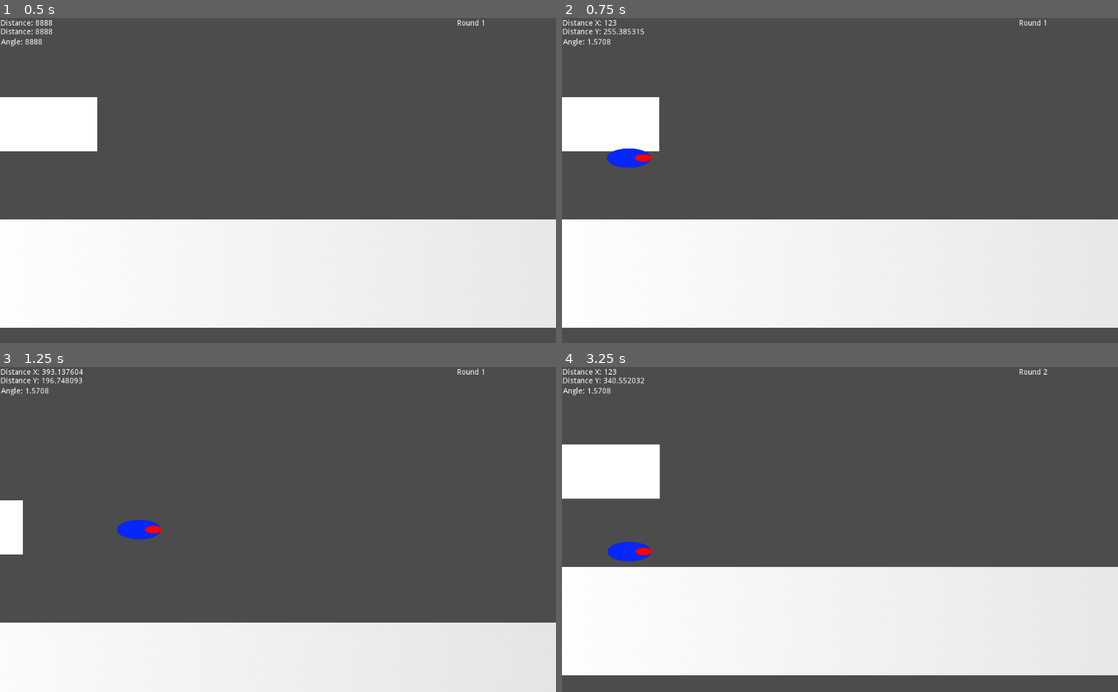
Above: before the commit, frames 1-4 (two rows, left to right).
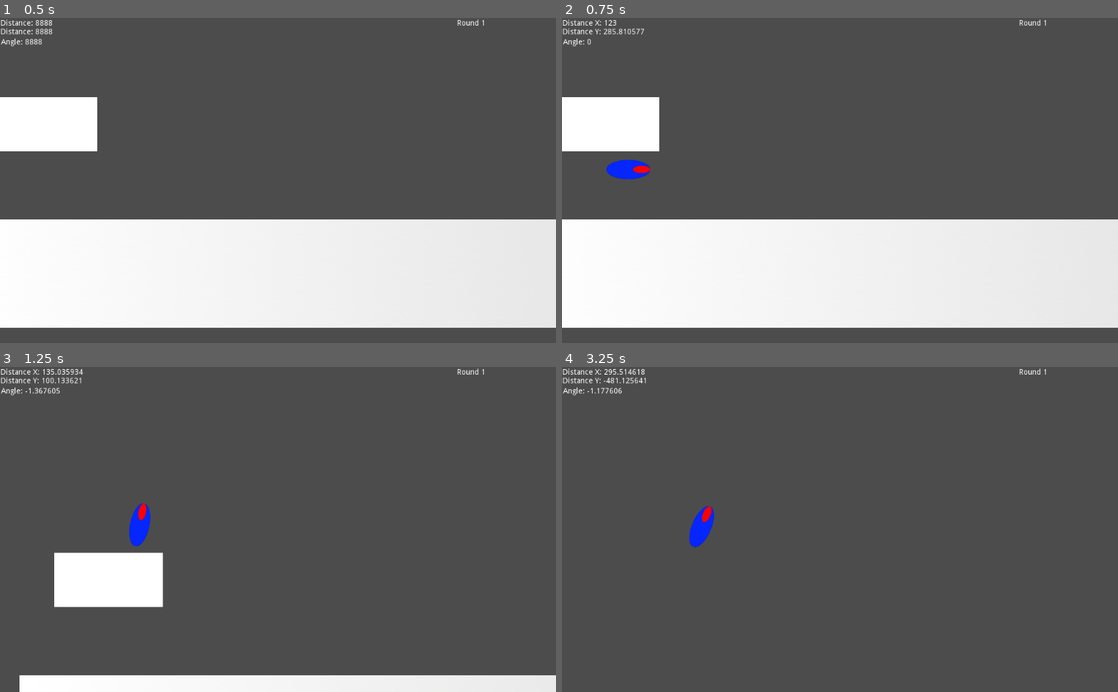
Above: after the commit, the same moments.

Repository: juteh/icarus
Game: Godot game, scene res://nodes/World.tscn
Same seed, same stepped clock (60 frames per second), same inputs: the game is played once before the commit and once after it.
Inputs:
- Up to frame 1 (0.5 s): no input
- Up to frame 2 (0.75 s): tap Enter (ui_accept) at 0.5, 0.6 s
- Up to frame 3 (1.25 s): tap Enter (ui_accept) at 0.77, 1.07 s
- Up to frame 4 (3.25 s): tap Enter (ui_accept) at 1.35, 1.52, 1.82, 2.1, 2.85, 3.02 s

Frame 1 is identical in both runs. In frame 2, 0.6% of the frame differs, in the area x 4-17%, y 3-50%; in frame 3, 21%; in frame 4, 37%, in the area x 0-100%, y 0-95%.

Commit message:
refactor code. Replace RigidBody with Area2D for Projectiles. Projectiles fly now balistic

Diff:
--- a/global_scripts/GameStatus.gd
+++ b/global_scripts/GameStatus.gd
@@ -1,4 +1,6 @@
 extends Node
+
+var Projectile = preload("res://nodes/projectile/Projectile.tscn")
 
 const ATTEMPTS = 5
 
@@ -9,6 +11,28 @@
 
 var landedProjectiles = []
 
+var catapult: Area2D = null
+var ground: Area2D = null
+var projectileInstance: Area2D = null
+var spawnPoint: Position2D = null
+
+func spawnProjectile():
+	projectileInstance = Projectile.instance()
+	projectileInstance.position = spawnPoint.position
+	var error_code_1 = GameStatus.catapult.connect("area_entered", projectileInstance, "_on_Catapult_body_entered")
+	var error_code_2 = GameStatus.catapult.connect("area_exited", projectileInstance, "_on_Catapult_body_exited")
+	var error_code_3 = GameStatus.ground.connect("area_entered", projectileInstance, "_on_Ground_body_entered")
+	var error_code_4 = GameStatus.ground.connect("area_exited", projectileInstance, "_on_Ground_body_exited")
+	if (error_code_1 != 0):
+		print("ERROR_1: ", error_code_1)
+	if (error_code_2 != 0):
+		print("ERROR_2: ", error_code_2)
+	if (error_code_3 != 0):
+		print("ERROR_3: ", error_code_3)
+	if (error_code_4 != 0):
+		print("ERROR_4: ", error_code_4)
+	get_parent().add_child(projectileInstance)
+
 func reset():
 	projectileExist = false
 	hasJumped = false
--- /dev/null
+++ b/nodes/GameUI/GameUI.gd
@@ -0,0 +1,25 @@
+extends CanvasLayer
+
+var distanceLabelX: Label = null
+var distanceLabelY: Label = null
+var angleLabel: Label = null
+var scoreLabel: Label = null
+var roundLabel: Label = null
+
+func _ready():
+	distanceLabelX = $DistanceLabelX
+	distanceLabelY = $DistanceLabelY
+	angleLabel = $AngleLabel
+	scoreLabel = $ScoreLabel
+	roundLabel = $RoundLabel
+	scoreLabel.visible = false;
+
+func _process(_delta):
+	roundLabel.text = "Round " + str(GameStatus.landedProjectiles.size() + 1)
+	if (GameStatus.projectileInstance):
+		distanceLabelX.text = "Distance X: " + str(GameStatus.projectileInstance.position.x)
+		distanceLabelY.text = "Distance Y: " + str(GameStatus.projectileInstance.position.y)
+		angleLabel.text = "Angle: " + str(GameStatus.projectileInstance.rotation)
+	if (GameStatus.isLanded):
+		scoreLabel.text = "Es ist " + str(stepify(GameStatus.projectileInstance.position.x / 100, 0.01)) + "m geflogen!"
+		scoreLabel.visible = true
--- /dev/null
+++ b/nodes/GameUI/GameUI.tscn
@@ -0,0 +1,45 @@
+[gd_scene load_steps=2 format=2]
+
+[ext_resource path="res://nodes/GameUI/GameUI.gd" type="Script" id=1]
+
+[node name="GameUI" type="CanvasLayer"]
+script = ExtResource( 1 )
+
+[node name="DistanceLabelX" type="Label" parent="."]
+margin_left = 1.0
+margin_top = 3.0
+margin_right = 192.0
+margin_bottom = 19.0
+rect_pivot_offset = Vector2( -270, -76 )
+text = "Distance: 8888"
+
+[node name="DistanceLabelY" type="Label" parent="."]
+margin_left = 1.0
+margin_top = 19.0
+margin_right = 192.0
+margin_bottom = 35.0
+rect_pivot_offset = Vector2( -270, -76 )
+text = "Distance: 8888"
+
+[node name="AngleLabel" type="Label" parent="."]
+margin_left = 2.0
+margin_top = 38.0
+margin_right = 193.0
+margin_bottom = 54.0
+rect_pivot_offset = Vector2( -270, -76 )
+text = "Angle: 8888"
+
+[node name="ScoreLabel" type="Label" parent="."]
+margin_left = 422.0
+margin_top = 126.0
+margin_right = 604.0
+margin_bottom = 163.0
+rect_pivot_offset = Vector2( -1039, -141 )
+text = "ScoreLabel"
+
+[node name="RoundLabel" type="Label" parent="."]
+margin_left = 842.0
+margin_top = 3.0
+margin_right = 1024.0
+margin_bottom = 40.0
+text = "Runde 1"
--- /dev/null
+++ b/nodes/Ground/Ground.gd
@@ -0,0 +1,4 @@
+extends Area2D
+
+func _ready():
+	GameStatus.ground = self
--- /dev/null
+++ b/nodes/Ground/Ground.tscn
@@ -0,0 +1,19 @@
+[gd_scene load_steps=4 format=2]
+
+[ext_resource path="res://ASSETS/rechteck_verlauf.png" type="Texture" id=1]
+[ext_resource path="res://nodes/Ground/Ground.gd" type="Script" id=2]
+
+[sub_resource type="RectangleShape2D" id=2]
+extents = Vector2( 338.75, 101 )
+
+[node name="Ground" type="Area2D"]
+position = Vector2( 4914, 469 )
+script = ExtResource( 2 )
+
+[node name="Sprite" type="Sprite" parent="."]
+scale = Vector2( 10, 1 )
+texture = ExtResource( 1 )
+
+[node name="CollisionShape2D" type="CollisionShape2D" parent="."]
+scale = Vector2( 15, 1 )
+shape = SubResource( 2 )
--- /dev/null
+++ b/nodes/SpawnPoint.gd
@@ -0,0 +1,4 @@
+extends Position2D
+
+func _ready():
+	GameStatus.spawnPoint = self
--- a/nodes/World.tscn
+++ b/nodes/World.tscn
@@ -1,83 +1,24 @@
-[gd_scene load_steps=4 format=2]
+[gd_scene load_steps=5 format=2]
 
 [ext_resource path="res://nodes/catapult/Catapult.tscn" type="PackedScene" id=1]
-[ext_resource path="res://ASSETS/rechteck_verlauf.png" type="Texture" id=2]
-
-[sub_resource type="RectangleShape2D" id=2]
-extents = Vector2( 338.75, 101 )
+[ext_resource path="res://nodes/Ground/Ground.tscn" type="PackedScene" id=2]
+[ext_resource path="res://nodes/SpawnPoint.gd" type="Script" id=3]
+[ext_resource path="res://nodes/GameUI/GameUI.tscn" type="PackedScene" id=4]
 
 [node name="World" type="Node2D"]
 position = Vector2( 1, 3 )
 
-[node name="Ground" type="StaticBody2D" parent="."]
-position = Vector2( 4914, 469 )
-
-[node name="Sprite" type="Sprite" parent="Ground"]
-scale = Vector2( 10, 1 )
-texture = ExtResource( 2 )
-
-[node name="CollisionShape2D" type="CollisionShape2D" parent="Ground"]
-scale = Vector2( 15, 1 )
-shape = SubResource( 2 )
-
-[node name="CheckCollideArea" type="Area2D" parent="Ground"]
-
-[node name="CheckCollideShape" type="CollisionShape2D" parent="Ground/CheckCollideArea"]
-scale = Vector2( 15, 1 )
-shape = SubResource( 2 )
+[node name="Ground" parent="." instance=ExtResource( 2 )]
 
 [node name="SpawnPoint" type="Position2D" parent="."]
 position = Vector2( 123, 330 )
 rotation = 1.5708
+script = ExtResource( 3 )
 
 [node name="Catapult" parent="." instance=ExtResource( 1 )]
 position = Vector2( 78, 193 )
 
-[node name="WinTimer" type="Timer" parent="Catapult"]
-
 [node name="Camera2D" type="Camera2D" parent="."]
 position = Vector2( 510, 300 )
 
-[node name="CanvasLayer" type="CanvasLayer" parent="."]
-
-[node name="DistanceLabelX" type="Label" parent="CanvasLayer"]
-margin_left = 1.0
-margin_top = 3.0
-margin_right = 192.0
-margin_bottom = 19.0
-rect_pivot_offset = Vector2( -270, -76 )
-text = "Distance: 8888"
-
-[node name="DistanceLabelY" type="Label" parent="CanvasLayer"]
-margin_left = 1.0
-margin_top = 19.0
-margin_right = 192.0
-margin_bottom = 35.0
-rect_pivot_offset = Vector2( -270, -76 )
-text = "Distance: 8888"
-
-[node name="AngleLabel" type="Label" parent="CanvasLayer"]
-margin_left = 2.0
-margin_top = 38.0
-margin_right = 193.0
-margin_bottom = 54.0
-rect_pivot_offset = Vector2( -270, -76 )
-text = "Angle: 8888"
-
-[node name="ScoreLabel" type="Label" parent="CanvasLayer"]
-margin_left = 422.0
-margin_top = 126.0
-margin_right = 604.0
-margin_bottom = 163.0
-rect_pivot_offset = Vector2( -1039, -141 )
-text = "ScoreLabel"
-
-[node name="RoundLabel" type="Label" parent="CanvasLayer"]
-margin_left = 842.0
-margin_top = 3.0
-margin_right = 1024.0
-margin_bottom = 40.0
-text = "Runde 1"
-
-[connection signal="body_entered" from="Ground/CheckCollideArea" to="Catapult" method="_on_CheckCollideArea_body_entered"]
-[connection signal="timeout" from="Catapult/WinTimer" to="Catapult" method="_on_WinTimer_timeout"]
+[node name="GameUI" parent="." instance=ExtResource( 4 )]
--- a/nodes/catapult/Catapult.gd
+++ b/nodes/catapult/Catapult.gd
@@ -1,69 +1,42 @@
 extends Area2D
 
-var Projectile = preload("res://nodes/projectile/Projectile.tscn")
-var projectileInstance: RigidBody2D = null
-var SpawnPoint: Position2D = null
 var camera: Camera2D = null
 var cameraStartPosition: Vector2 = Vector2.ZERO
-var distanceLabelX: Label = null
-var distanceLabelY: Label = null
-var angleLabel: Label = null
-var scoreLabel: Label = null
-var roundLabel: Label = null
 var winTimer: Timer = null
 
 func _ready() -> void:
-	SpawnPoint = get_parent().get_node("SpawnPoint")
+	GameStatus.catapult = self
 	camera = get_parent().get_node("Camera2D")
 	cameraStartPosition = camera.position
-	distanceLabelX = get_parent().get_node("CanvasLayer/DistanceLabelX")
-	distanceLabelY = get_parent().get_node("CanvasLayer/DistanceLabelY")
-	angleLabel = get_parent().get_node("CanvasLayer/AngleLabel")
-	scoreLabel = get_parent().get_node("CanvasLayer/ScoreLabel")
-	roundLabel = get_parent().get_node("CanvasLayer/RoundLabel")
-	winTimer = get_node("WinTimer")
-	scoreLabel.visible = false;
+	winTimer = $WinTimer
 
 func _process(_delta):
-	roundLabel.text = "Round " + str(GameStatus.landedProjectiles.size() + 1)
-	if (projectileInstance):
-		distanceLabelX.text = "Distance X: " + str(projectileInstance.position.x)
-		distanceLabelY.text = "Distance Y: " + str(projectileInstance.position.y)
-		angleLabel.text = "Angle: " + str(projectileInstance.rotation)
 	if (GameStatus.isShooted):
 		camera.current = true
-		camera.position.x = projectileInstance.position.x + 255
-		camera.position.y = projectileInstance.position.y
+		camera.position.x = GameStatus.projectileInstance.position.x + 255
+		camera.position.y = GameStatus.projectileInstance.position.y
 	if (GameStatus.isLanded):
-		projectileInstance.mode = RigidBody2D.MODE_STATIC
-		projectileInstance.collision_layer = 0
-		scoreLabel.text = "Es ist " + str(stepify(projectileInstance.position.x / 100, 0.01)) + "m geflogen!"
-		scoreLabel.visible = true;
+		GameStatus.projectileInstance.mode = RigidBody2D.MODE_STATIC
+		GameStatus.projectileInstance.collision_layer = 0
 
 func _physics_process(_delta) -> void:
 	if (Input.is_action_just_pressed("ui_accept") && !GameStatus.projectileExist):
 		print("SPAWN")
-		spawnProjectile()
+		GameStatus.spawnProjectile()
 		GameStatus.projectileExist = true
 	elif (Input.is_action_just_pressed("ui_accept") && !GameStatus.hasJumped):
 		print("JUMP")
-		projectileInstance.jump()
+		GameStatus.projectileInstance.jump()
 		GameStatus.hasJumped = true
-	elif (Input.is_action_just_pressed("ui_accept") && !GameStatus.isShooted && projectileInstance.isCollingWithCatapult()):
+	elif (Input.is_action_just_pressed("ui_accept") && !GameStatus.isShooted && GameStatus.projectileInstance.isCollingWithCatapult()):
 		print("SHOOT")
 		camera.current = true
-		projectileInstance.shoot()
+		GameStatus.projectileInstance.shoot()
 		GameStatus.isShooted = true
-
-func spawnProjectile() -> void:
-	projectileInstance = Projectile.instance()
-	projectileInstance.spawn(SpawnPoint.position, SpawnPoint.rotation, self)
-	get_parent().add_child(projectileInstance)
-
 
 func _on_CheckCollideArea_body_entered(body):
 	print(body.name)
-	if (GameStatus.isShooted && body.name == "Projectile_2"):
+	if (GameStatus.isShooted && body.name == "Projectile"):
 		print("LANDED")
 		GameStatus.isLanded = true;
 		winTimer.start()
@@ -71,9 +44,8 @@
 func _on_WinTimer_timeout():
 	winTimer.stop()
 	print("RESET")
-	GameStatus.landedProjectiles.append(stepify(projectileInstance.position.x / 100, 0.01))
-	projectileInstance.destroy()
-	projectileInstance = null
+	GameStatus.landedProjectiles.append(stepify(GameStatus.projectileInstance.position.x / 100, 0.01))
+	GameStatus.projectileInstance.destroy()
+	GameStatus.projectileInstance = null
 	GameStatus.reset()
 	camera.position = cameraStartPosition
-	scoreLabel.visible = false;
--- a/nodes/catapult/Catapult.tscn
+++ b/nodes/catapult/Catapult.tscn
@@ -16,3 +16,7 @@
 
 [node name="CollisionShape2D" type="CollisionShape2D" parent="."]
 shape = SubResource( 1 )
+
+[node name="WinTimer" type="Timer" parent="."]
+
+[connection signal="timeout" from="WinTimer" to="." method="_on_WinTimer_timeout"]
--- a/nodes/projectile/Projectile.gd
+++ b/nodes/projectile/Projectile.gd
@@ -1,42 +1,44 @@
-extends RigidBody2D
+extends Area2D
 
-var catapult: Area2D = null
-var _isCollingWithCatapult: bool = false
-var jumpPower: float = 750
-var shootPower: float = 70
+var isCollingWithCatapult: bool = false
+var jumpPower: float = 400
+var shootPower: float = 100
+var velocity = Vector2(0, 0)
+var isOnGround: bool = false;
 
-func _integrate_forces(_state):
-	# limitate rotation of the right side
-	rotation = clamp(rotation, deg2rad(0), deg2rad(180))
-
-func spawn(pos: Vector2, dir: float, _catapult: Area2D):
-	rotation = dir
-	position = pos
-	catapult = _catapult
-	var error_code_1 = catapult.connect("body_entered", self, "_on_Catapult_body_entered")
-	var error_code_2 = catapult.connect("body_exited", self, "_on_Catapult_body_exited")
-	if (error_code_1 != 0):
-		print("ERROR: ", error_code_1)
-	if (error_code_2 != 0):
-		print("ERROR: ", error_code_2)
+func _process(delta):
+	velocity.y += gravity * delta
+	position += velocity * delta
+	if (GameStatus.isShooted):
+		rotation = velocity.angle()
+	if (isOnGround && velocity.y > 0):
+		velocity.y = 0
 
 func jump() -> void:
-	apply_impulse(Vector2.ZERO, Vector2.UP * jumpPower)
+	velocity.y -= jumpPower
 
 func shoot() -> void:
-	var direction: Vector2 = (position - catapult.position).normalized()
-	apply_impulse(Vector2.ZERO, direction.normalized() * jumpPower)
+	var direction: Vector2 = (position - GameStatus.catapult.position).normalized()
+	velocity += direction * shootPower
 
-func _on_Catapult_body_entered(_body: Node2D) -> void:
-	var _direction: Vector2 = (position - catapult.position).normalized()
-	_isCollingWithCatapult = true
+func _on_Catapult_body_entered(_body: Area2D) -> void:
+	print("_on_Catapult_body_entered")
+	isCollingWithCatapult = true
 
-func _on_Catapult_body_exited(_body: Node2D) -> void:
-	var _direction: Vector2 = (position - catapult.position).normalized()
-	_isCollingWithCatapult = false
+func _on_Catapult_body_exited(_body: Area2D) -> void:
+	print("_on_Catapult_body_exited")
+	isCollingWithCatapult = false
+
+func _on_Ground_body_entered(_body: Area2D) -> void:
+	print("_on_Ground_body_entered")
+	isOnGround = true
+
+func _on_Ground_body_exited(_body: Area2D) -> void:
+	print("_on_Ground_body_exited")
+	isOnGround = false
 
 func isCollingWithCatapult() -> bool:
-	return _isCollingWithCatapult
+	return isCollingWithCatapult
 
 func destroy() -> void:
 	queue_free()
--- a/nodes/projectile/Projectile.tscn
+++ b/nodes/projectile/Projectile.tscn
@@ -1,27 +1,29 @@
 [gd_scene load_steps=4 format=2]
 
-[ext_resource path="res://ASSETS/ellipse_weiss.png" type="Texture" id=1]
-[ext_resource path="res://nodes/projectile/Projectile.gd" type="Script" id=2]
+[ext_resource path="res://nodes/projectile/Projectile.gd" type="Script" id=1]
+[ext_resource path="res://ASSETS/ellipse_weiss.png" type="Texture" id=2]
 
 [sub_resource type="CapsuleShape2D" id=1]
-radius = 18.0
-height = 44.0
+radius = 16.0
+height = 47.1583
 
-[node name="Projectile_2" type="RigidBody2D"]
-gravity_scale = 5.0
-script = ExtResource( 2 )
+[node name="Projectile_2" type="Area2D"]
+script = ExtResource( 1 )
 
 [node name="Sprite" type="Sprite" parent="."]
 modulate = Color( 0.0196078, 0.14902, 1, 1 )
 position = Vector2( -3.55271e-15, 0 )
+rotation = 1.57079
 scale = Vector2( 0.459993, 0.459993 )
-texture = ExtResource( 1 )
+texture = ExtResource( 2 )
 
 [node name="top" type="Sprite" parent="."]
 modulate = Color( 1, 0, 0, 1 )
-position = Vector2( 0, -26 )
+position = Vector2( 24, 0 )
+rotation = 1.57079
 scale = Vector2( 0.177616, 0.177616 )
-texture = ExtResource( 1 )
+texture = ExtResource( 2 )
 
 [node name="CollisionShape2D" type="CollisionShape2D" parent="."]
+rotation = 1.57079
 shape = SubResource( 1 )
